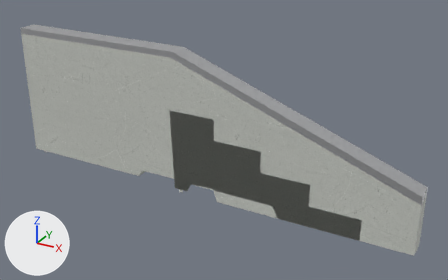
Renders of the glTF model public/katalog/modelle/railslide-98-38.gltf from each side of a commit.
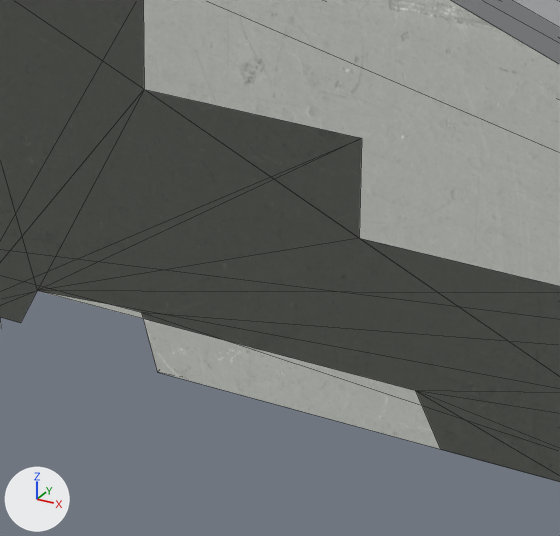
There are two pictures of each version: one whole from a camera (50 mm lens) standing at (1.933, -3.2, 2.027) and looking at (0.15, 0.041, 0.406), one close up on the part from 41% to 68% of the width and 44% to 85% of the height. The axes (+X, +Y, +Z) are drawn at lower left. The lights are the same throughout. The older version's two pictures come first. The close-ups show mesh edges as thin lines. Vertices at exactly the same position are counted once.

Names of what the first close-up shows: 'SK0057_Railslide_-98-38.001'.
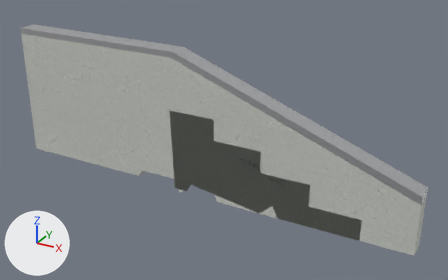
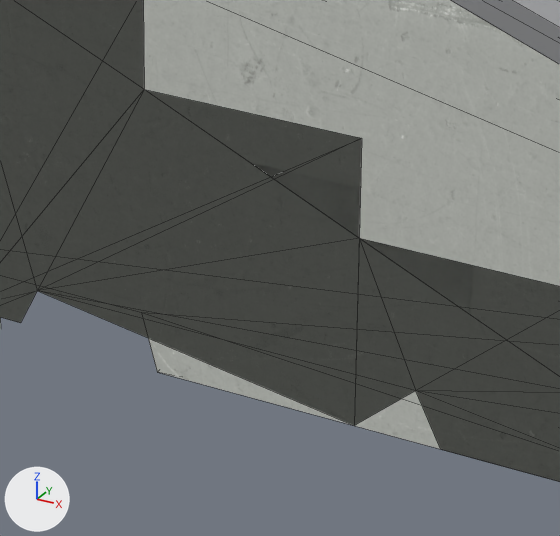
Boxes (x1, y1, x2, y2) around the edits, measured in the close-ups (560 x 536 px; the box of a moved part takes in the faces that stretch with it):
part 1 of me_sk0057_railslide__98_38_001, moved or reshaped: before (417, 391, 560, 481); after (39, 238, 414, 426)
part 2 of me_sk0057_railslide__98_38_001, surface changed: (37, 164, 417, 393) in both

Edits to the bpy script that builds the scene:
```text
Change me_sk0057_railslide__98_38_001:
    used by ob_sk0057_railslide__98_38_001; location = (0.0, 0.0, 0.0)
    remove me_sk0057_railslide__98_38_001.from_pydata(...)  # 51 vertices, 90 faces; spans x -1.45..1.45, y -0.06..0.06, z 0.0..0.98
    add me_sk0057_railslide__98_38_001.from_pydata(...)  # 51 vertices, 88 faces; spans x -1.45..1.45, y -0.06..0.06, z 0.0..0.98
    me_sk0057_railslide__98_38_001 part 1
    me_sk0057_railslide__98_38_001.vertices[36].co: (0.8, -0.06, 0.0) -> (0.47, -0.06, 0.0)  # not seen -> pixel (354, 425)
    me_sk0057_railslide__98_38_001 part 2: 43 kept faces spanning x -1.41..1.45, y -0.06..0.06, z 0.0..0.58 get new texture (UV) coordinates
```
